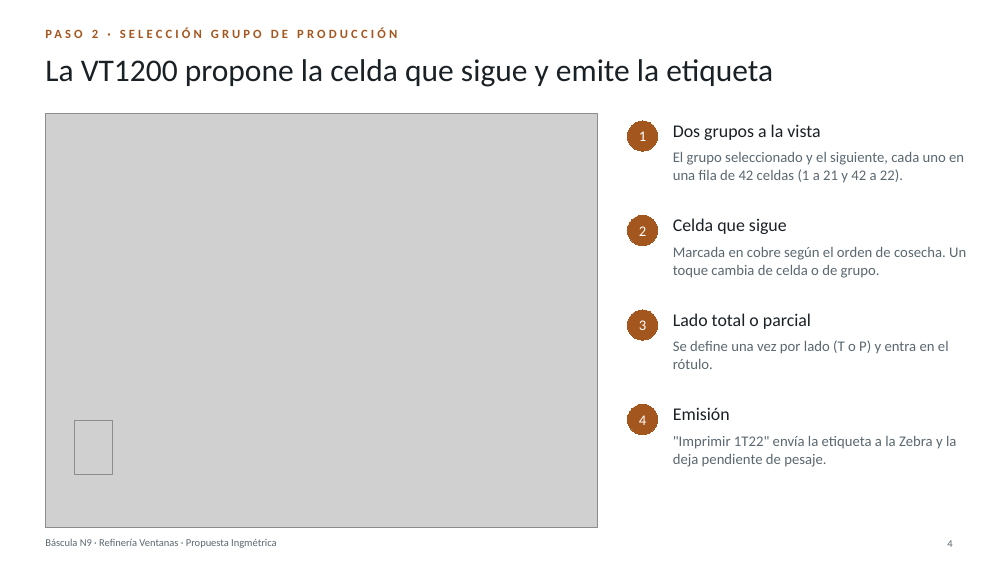
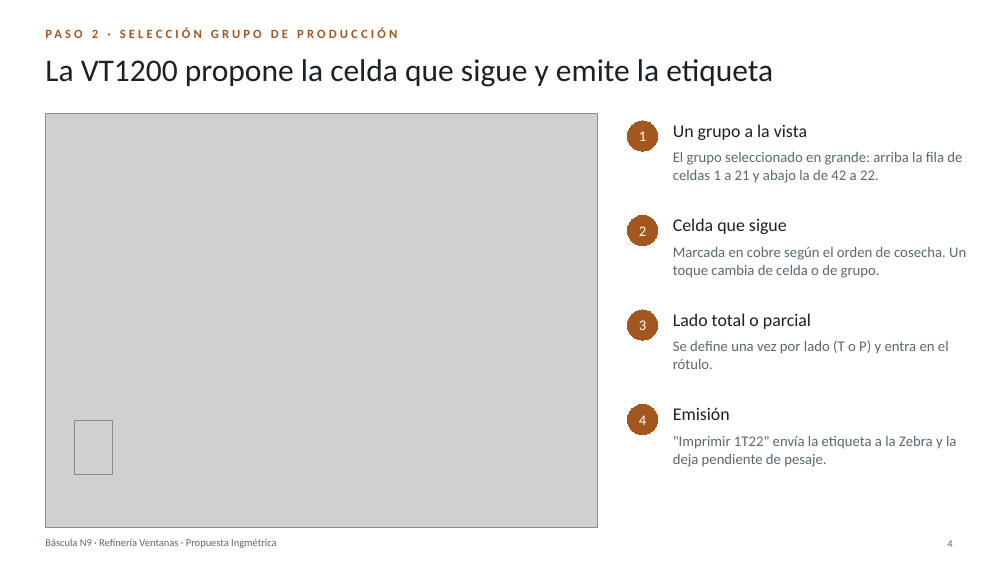
Before and after one commit to BortegaING/Codelco-Proyecto, a slide deck: slide 4 of presentacion/Bascula-N9-Ventanas.pptx. Drawn at 1008x567 pixels with LibreOffice and Linux fonts; fonts in the diff are those of the drawing; grey boxes stand for pictures. Boxes give left, top, right and bottom in pixels: in the first picture for what was removed or moved away, otherwise in the second. Text is boxed around its words. In the diff, an @@ line names an element or a change of style, - is before the commit and + after.

```diff
--- a/presentacion/Bascula-N9-Ventanas.pptx
+++ b/presentacion/Bascula-N9-Ventanas.pptx
@@ text at [673,124,807,140]: text changed @@
-Dos grupos a la vista
+Un grupo a la vista
@@ text at [673,152,962,183]: text changed @@
-El grupo seleccionado y el siguiente, cada uno en una fila de 42 celdas (1 a 21 y 42 a 22).
+El grupo seleccionado en grande: arriba la fila de celdas 1 a 21 y abajo la de 42 a 22.
```
Also in this commit, not shown: 1 other slide changed, 4 other files.
